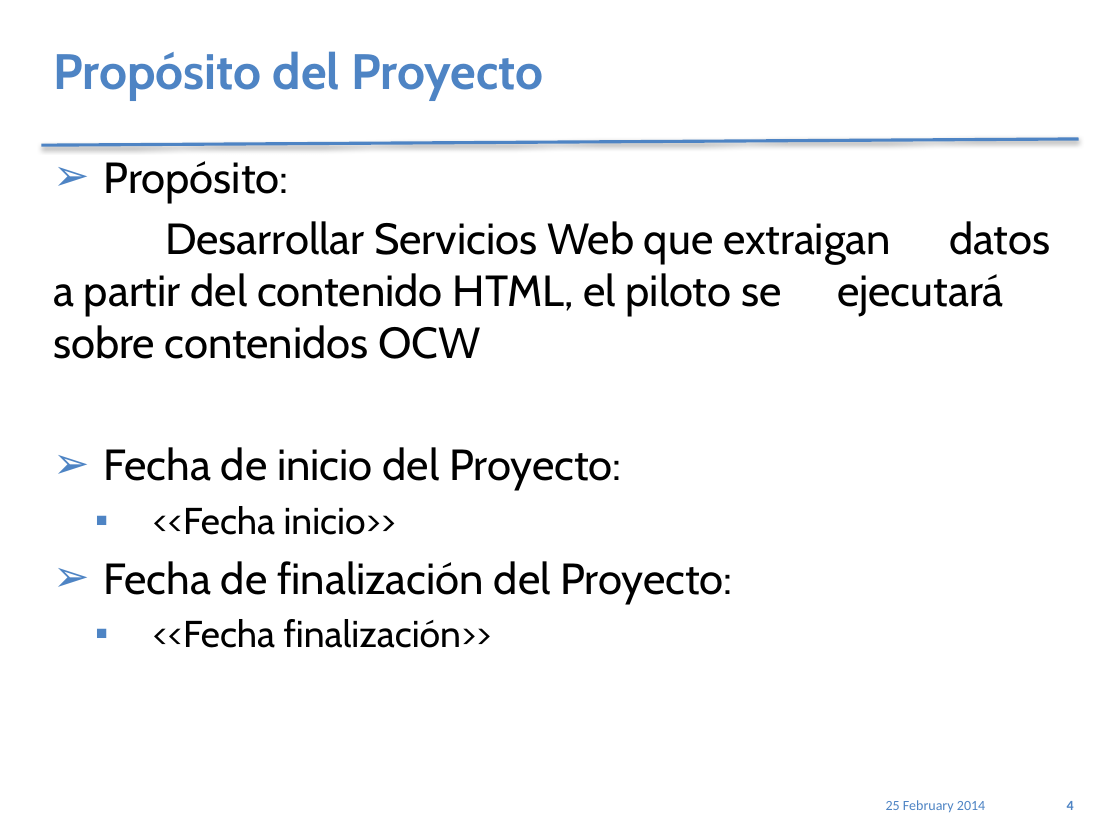
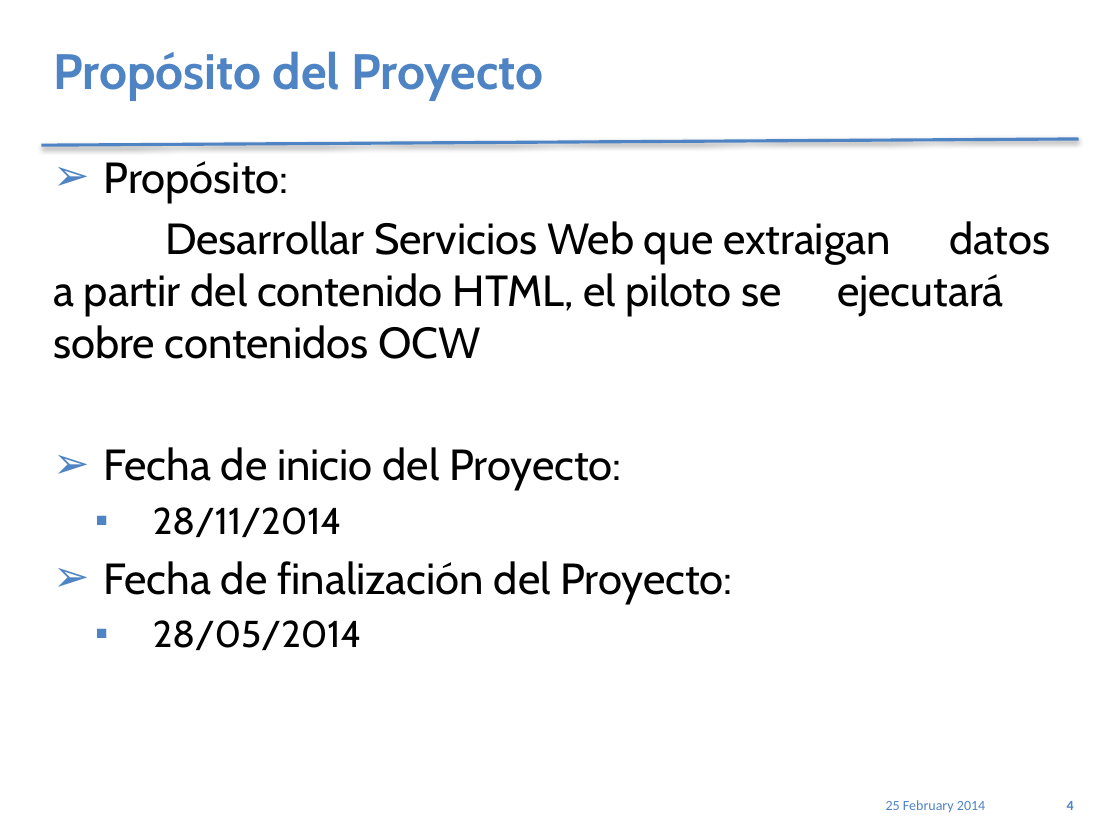
Before and after one commit to jholoc/proyectoScrapy, a slide deck: slide 4 of PlantillaPresetnacionPracticum_4.1.pptx. Drawn at 1120x840 pixels with LibreOffice and Linux fonts; fonts in the diff are those of the drawing. Boxes give left, top, right and bottom in pixels: in the first picture for what was removed or moved away, otherwise in the second. Text is boxed around its words. In the diff, an @@ line names an element or a change of style, - is before the commit and + after.

```diff
--- a/PlantillaPresetnacionPracticum_4.1.pptx
+++ b/PlantillaPresetnacionPracticum_4.1.pptx
@@ text at (x1=153, y1=507, x2=342, y2=538): text changed @@
-  ▪ <<Fecha inicio>>
+  ▪ 28/11/2014
@@ text at (x1=153, y1=620, x2=362, y2=651): text changed @@
-  ▪ <<Fecha finalización>>
+  ▪ 28/05/2014
```
